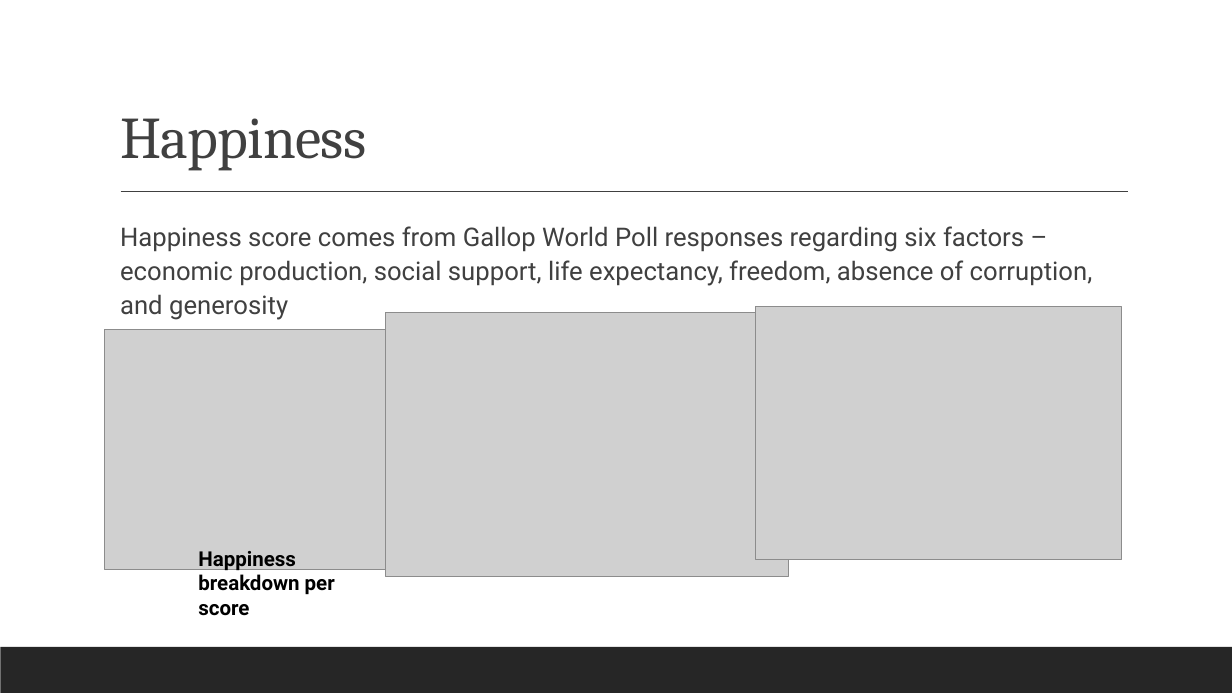
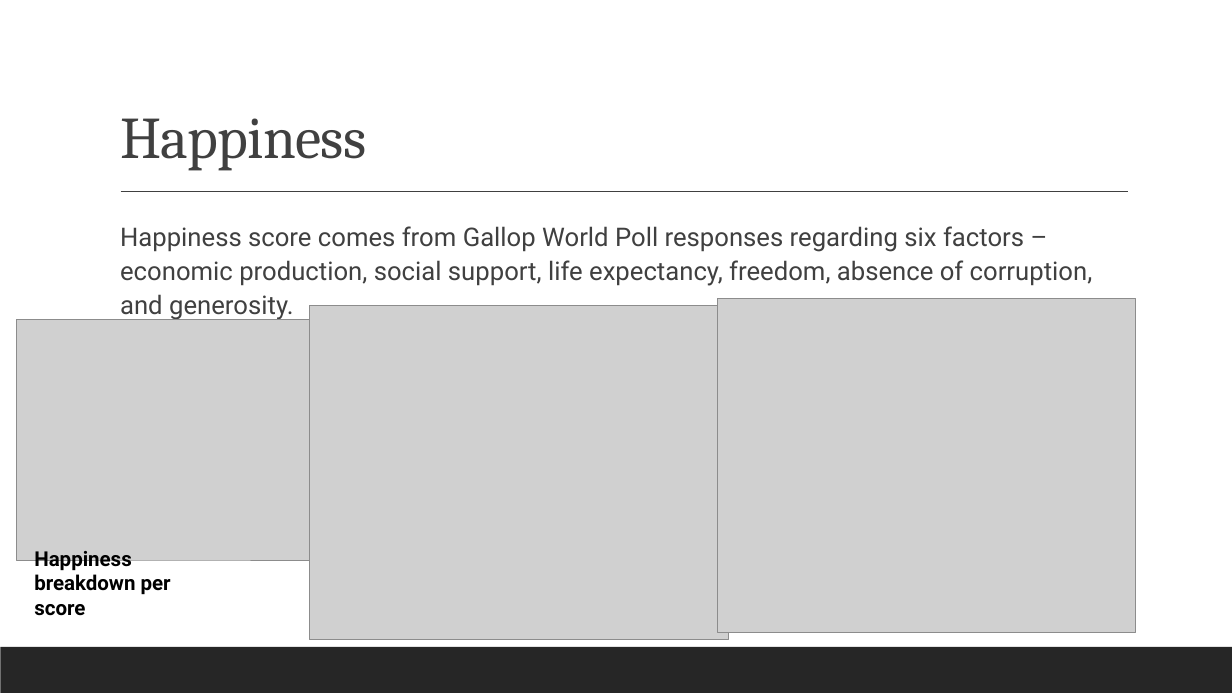
Before and after one commit to reginesgit/Factors-Contributing-to-a-Countrys-Happiness, a slide deck: slide 9 of Anaconda_Results_Presentation.pptx. Drawn at 1232x693 pixels with LibreOffice and Linux fonts; fonts in the diff are those of the drawing; grey boxes stand for pictures. Boxes give left, top, right and bottom in pixels: in the first picture for what was removed or moved away, otherwise in the second. Text is boxed around its words. In the diff, an @@ line names an element or a change of style, - is before the commit and + after.

Commit message:
images added to presentation

```diff
--- a/Anaconda_Results_Presentation.pptx
+++ b/Anaconda_Results_Presentation.pptx
@@ text at (x1=120, y1=226, x2=1093, y2=320): text changed @@
-  Happiness score comes from Gallop World Poll responses regarding six factors – economic production, social support, life expectancy, freedom, absence of corruption, and generosity
+  Happiness score comes from Gallop World Poll responses regarding six factors – economic production, social support, life expectancy, freedom, absence of corruption, and generosity.
@@ picture resized from (x1=756, y1=307, x2=1121, y2=560) to (x1=718, y1=299, x2=1136, y2=633) @@
@@ picture moved from (x1=104, y1=329, x2=418, y2=569) to (x1=17, y1=320, x2=330, y2=560) @@
@@ picture resized from (x1=385, y1=312, x2=788, y2=577) to (x1=310, y1=305, x2=729, y2=640) @@
@@ text "Happiness breakdown per score" moved from (x1=198, y1=551, x2=335, y2=616) to (x1=34, y1=551, x2=171, y2=616) @@
```
Also in this commit, not shown: 5 other slides changed, 1 other file.
